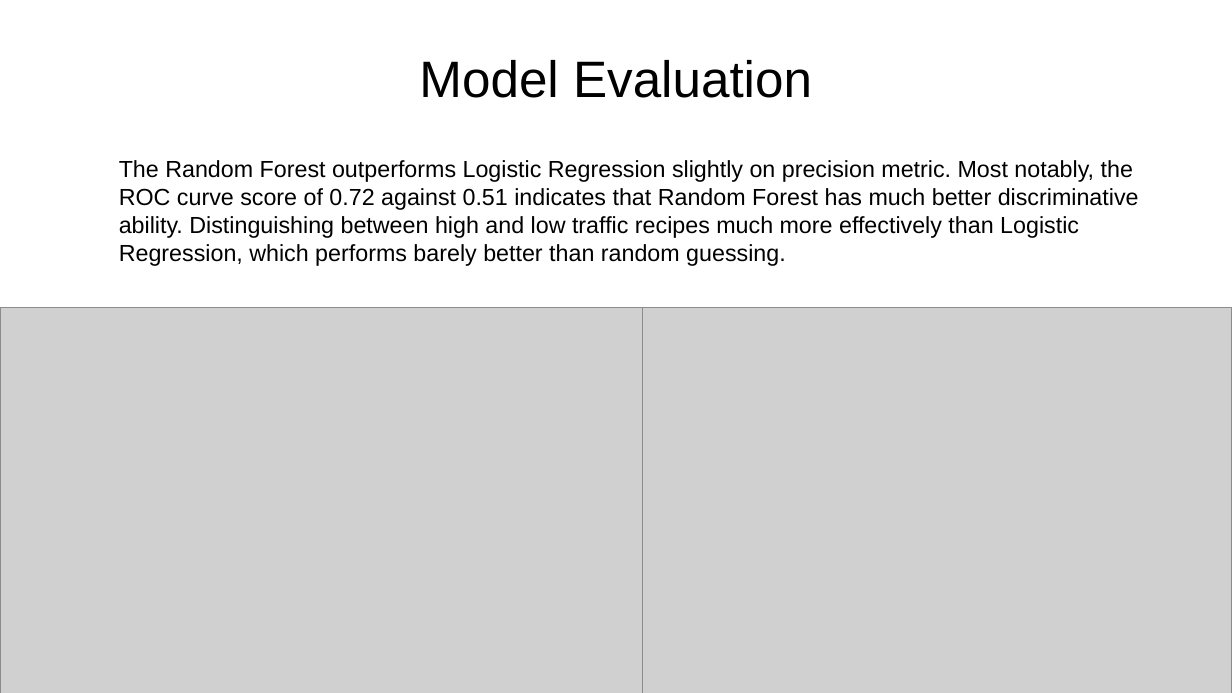
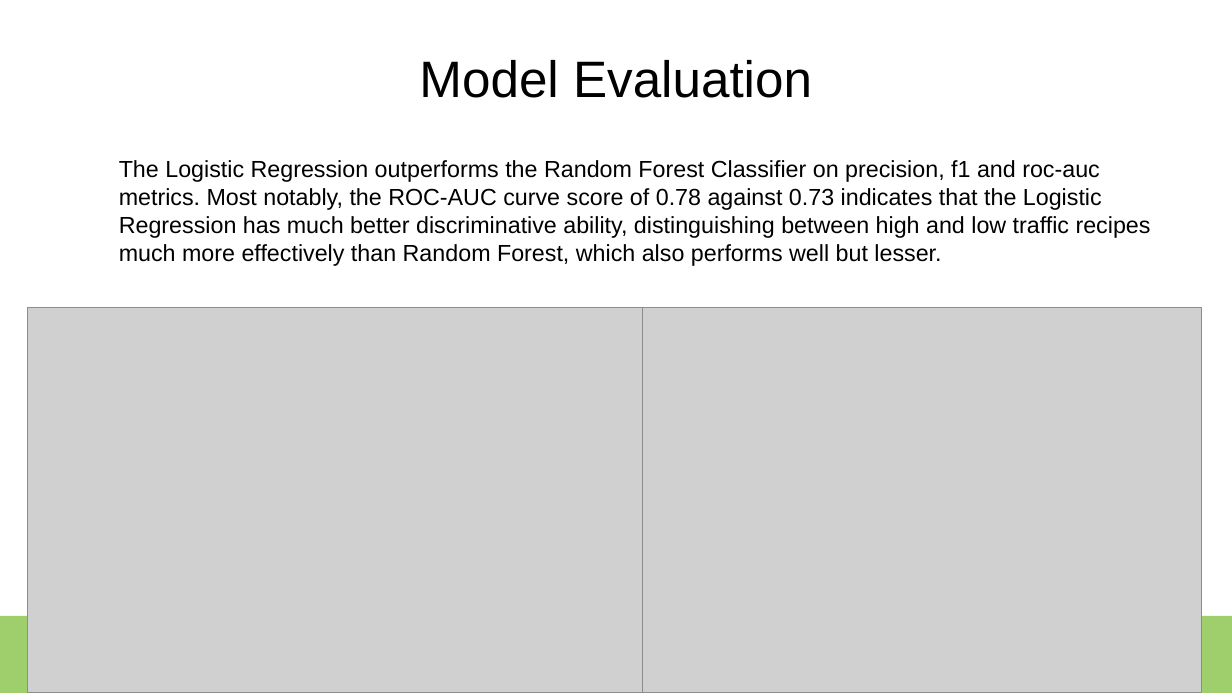
Before and after one commit to MLHermit/Datacamp-Data-Scientist-Professional-Certification, a slide deck: slide 10 of datacamp presentation.odp. Drawn at 1232x693 pixels with LibreOffice and Linux fonts; fonts in the diff are those of the drawing; grey boxes stand for pictures. Boxes give left, top, right and bottom in pixels: in the first picture for what was removed or moved away, otherwise in the second. Text is boxed around its words. In the diff, an @@ line names an element or a change of style, - is before the commit and + after.

```diff
--- a/datacamp presentation.odp
+++ b/datacamp presentation.odp
@@ text at (119, 160, 1151, 266): text changed @@
-The Random Forest outperforms Logistic Regression slightly on precision metric. Most notably, the ROC curve score of 0.72 against 0.51 indicates that Random Forest has much better discriminative ability. Distinguishing between high and low traffic recipes much more effectively than Logistic Regression, which performs barely better than random guessing.
+The Logistic Regression outperforms the Random Forest Classifier on precision, f1 and roc-auc metrics. Most notably, the ROC-AUC curve score of 0.78 against 0.73 indicates that the Logistic Regression has much better discriminative ability, distinguishing between high and low traffic recipes much more effectively than Random Forest, which also performs well but lesser.
@@ picture: place and size @@
-picture at (0, 307, 643, 693)
+picture at (28, 307, 643, 693)
@@ picture: place and size @@
-picture at (643, 307, 1232, 693)
+picture at (643, 307, 1202, 693)
```
Also in this commit, not shown: 8 other slides changed, 1 other file.
